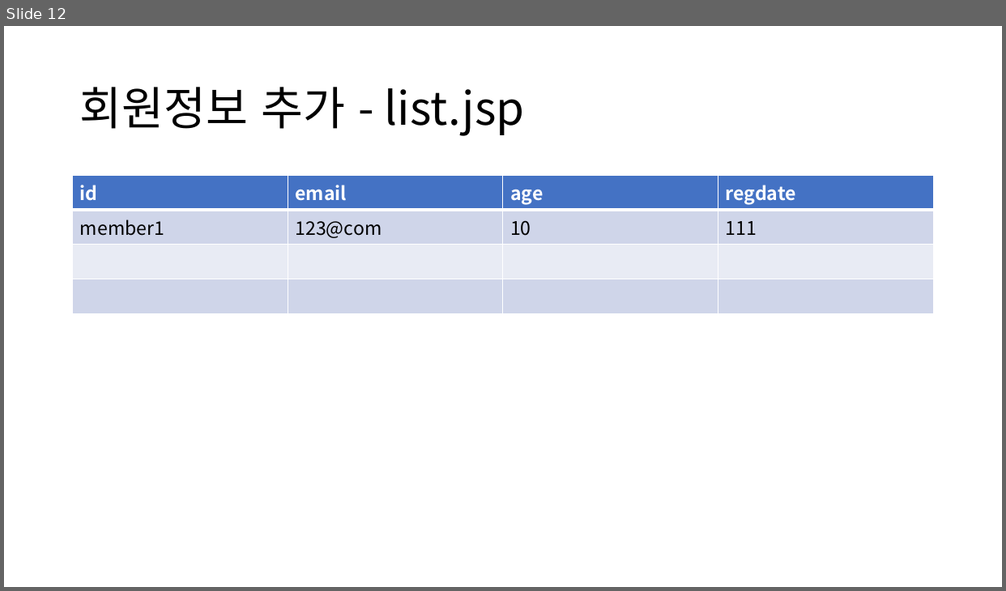
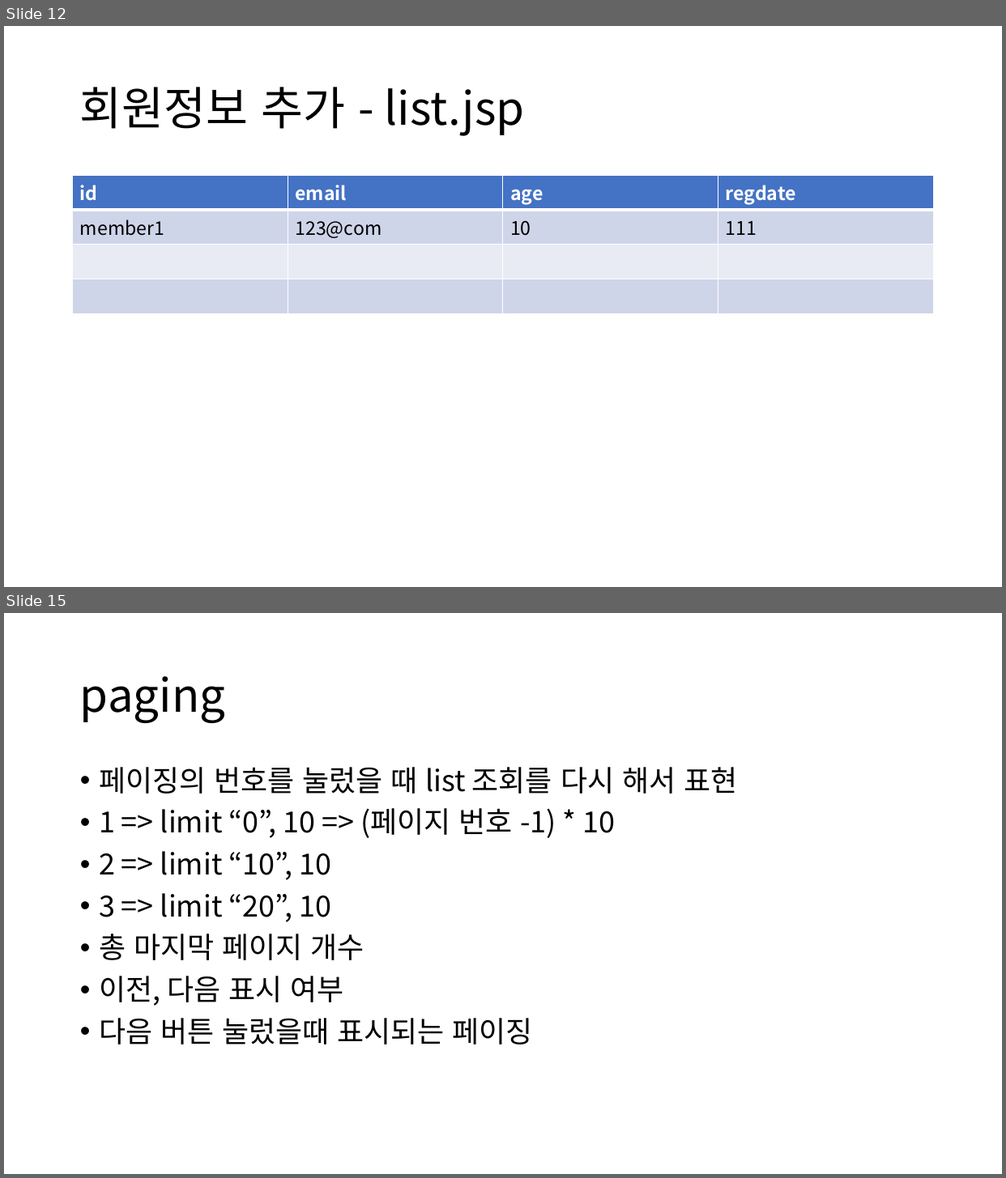
Before and after one commit to kimmustard/ezenBoradMember, a slide deck: Servlet게시판만들기.pptx. Shown one above the other, each under a label of ours: slide 12 before the commit, slides 12 and 15 after it; the slides between them are not shown. The pictures are 1006x591 and 1006x1178 pixels, drawn with LibreOffice and Linux fonts; fonts in the diff are those of the drawing. Boxes give left, top, right and bottom in pixels: in the first picture for what was removed or moved away, otherwise in the second. Text is boxed around its words. In the diff, an @@ line names an element or a change of style, - is before the commit and + after.

Commit message:
페이지네이션 추가

```diff
--- a/Servlet게시판만들기.pptx
+++ b/Servlet게시판만들기.pptx
@@ slide 15 added at [4,613,1002,1174], background #FFFFFF @@
@@ title added at [80,676,226,723], 44 pt, text #000000 @@
+paging
@@ text added at [99,767,737,1045], 28 pt, text #000000 @@
+• 페이징의 번호를 눌렀을 때 list 조회를 다시 해서 표현
+• 1 => limit “0”, 10 => (페이지 번호 -1) * 10
+• 2 => limit “10”, 10
+• 3 => limit “20”, 10
+• 총 마지막 페이지 개수
+• 이전, 다음 표시 여부
+• 다음 버튼 눌렀을때 표시되는 페이징
```
Also in this commit, not shown: 1 slide changed, 1 other slide added, 37 other files.
